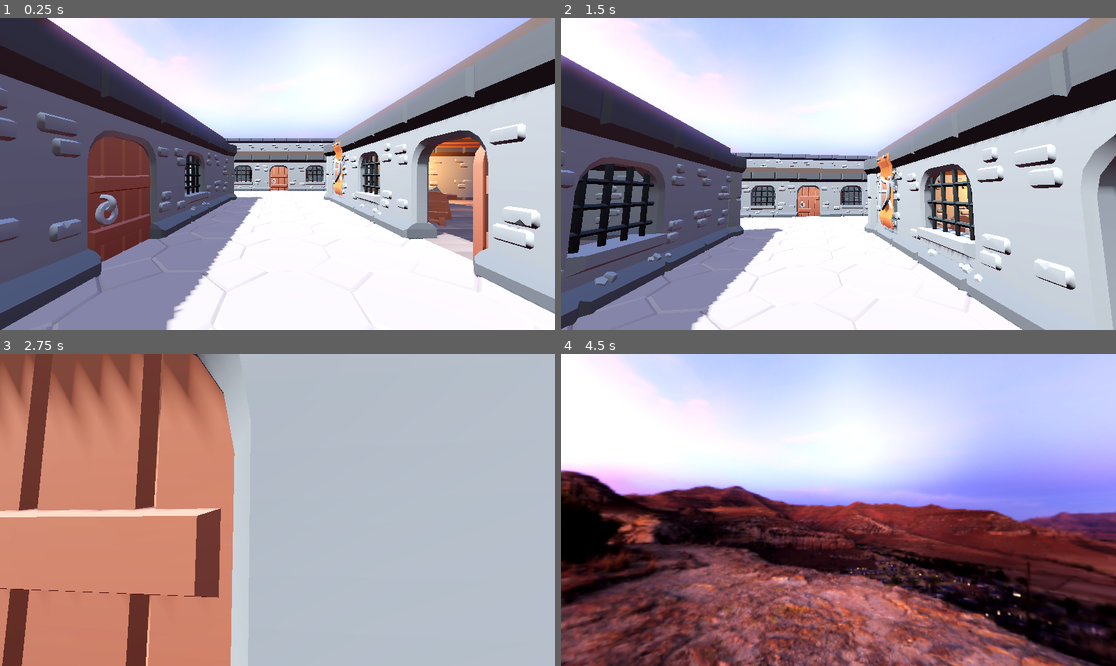
Above: before the commit, frames 1-4 (two rows, left to right).
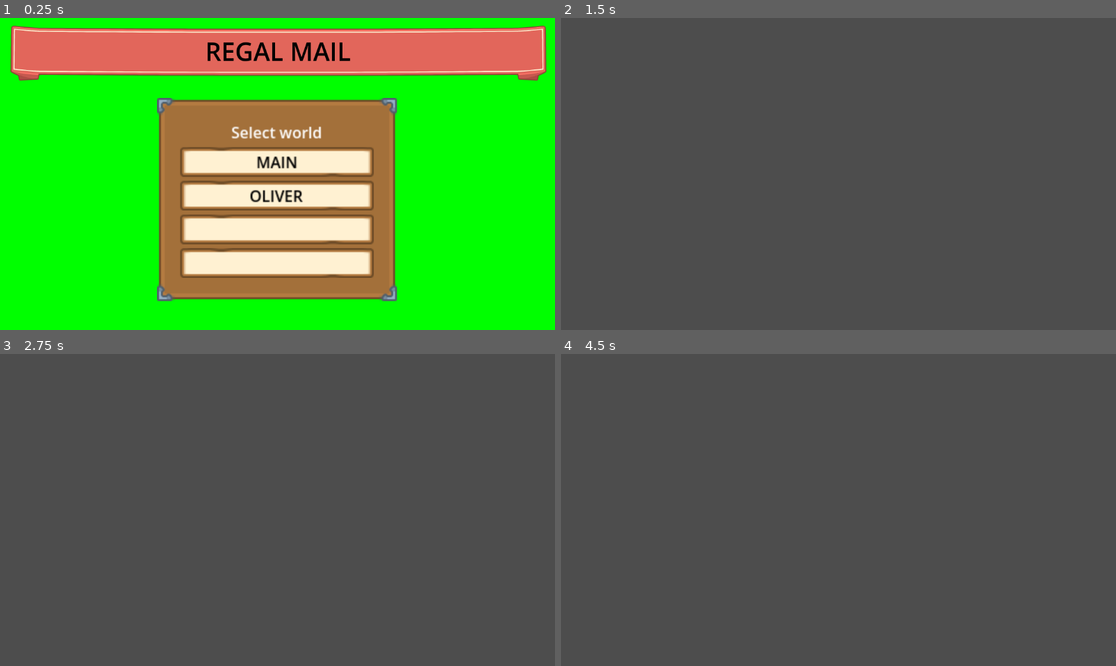
Above: after the commit, the same moments.

Repository: gingeapple182/COMP3013-
Game: Godot game, scene res://ui/menu.tscn
The game is run twice, just before and just after one commit, with the same random seed, the same clock (stepped at 60 frames per second) and the same inputs. Before the commit the project starts from res://main.tscn.
Inputs (mouse positions are in pixels of both pictures, inside the frame that each line leads up to):
- Up to frame 1 (0.25 s): no input
- Up to frame 2 (1.5 s): click (838, 195) at 0.5 s, where only the run after the commit has a clickable "OLIVER"; tap Enter (ui_accept) at 1.25 s; move the mouse to (866, 174) at 1.27 s; hold Up (ui_up) from 1.28 s (still down); tap ` (freefly) at 1.35 s; click (866, 174) at 1.42 s
- Up to frame 3 (2.75 s): keep holding Up (ui_up); tap Enter (ui_accept) at 1.52, 2.27 s; move the mouse to (249, 510) at 2.02 s; tap ` (freefly) at 2.1 s
- Up to frame 4 (4.5 s): keep holding Up (ui_up); move the mouse to (849, 503) at 2.77 s; tap Shift (sprint) at 2.85 s; tap ` (freefly) at 3.05, 3.6, 4.35 s; move the mouse to (832, 516) at 3.52 s; click (832, 516) at 3.67 s; tap Enter (ui_accept) at 3.77, 4.25 s; move the mouse to (877, 513) at 4.27 s

The runs differ from the first frame. In frame 1, 100% of the frame differs, in the area x 0-100%, y 0-100%; in frame 2, 96%; in frame 3, 100%; in frame 4, 99%.

Commit message:
Added UI pack

Diff:
--- a/comp3013/project.godot
+++ b/comp3013/project.godot
@@ -11,7 +11,7 @@
 [application]
 
 config/name="COMP3013"
-run/main_scene="res://main.tscn"
+run/main_scene="res://ui/menu.tscn"
 config/features=PackedStringArray("4.3", "Forward Plus")
 config/icon="res://icon.svg"
 
--- a/comp3013/scenes/levels/oliver_test.tscn
+++ b/comp3013/scenes/levels/oliver_test.tscn
@@ -11,3 +11,4 @@
 visible = false
 
 [node name="ProtoController" parent="." instance=ExtResource("3_agku4")]
+can_freefly = true
--- /dev/null
+++ b/comp3013/ui/menu.tres
@@ -0,0 +1,89 @@
+[gd_resource type="Theme" load_steps=14 format=3 uid="uid://bqf1mjp7lr4wa"]
+
+[ext_resource type="Texture2D" uid="uid://qm7cuytlwvqf" path="res://addons/ui/Default/button_brown.png" id="1_wh5qf"]
+[ext_resource type="Texture2D" uid="uid://b10yfn1mgwst1" path="res://addons/ui/Default/panel_brown_dark_corners_a.png" id="2_7q2vx"]
+[ext_resource type="Texture2D" uid="uid://cjxnqvg32jdo8" path="res://addons/ui/Default/scrollbar_brown.png" id="3_w4du4"]
+[ext_resource type="Texture2D" uid="uid://b6m5nujj7b4cf" path="res://addons/ui/Default/scrollbar_future_grey.png" id="4_1nelf"]
+
+[sub_resource type="StyleBoxTexture" id="StyleBoxTexture_3lil8"]
+texture = ExtResource("1_wh5qf")
+texture_margin_left = 4.0
+texture_margin_top = 4.0
+texture_margin_right = 4.0
+texture_margin_bottom = 4.0
+
+[sub_resource type="StyleBoxTexture" id="StyleBoxTexture_l1x55"]
+texture = ExtResource("1_wh5qf")
+texture_margin_left = 4.0
+texture_margin_top = 4.0
+texture_margin_right = 4.0
+texture_margin_bottom = 4.0
+
+[sub_resource type="StyleBoxTexture" id="StyleBoxTexture_2fh5m"]
+texture = ExtResource("1_wh5qf")
+texture_margin_left = 4.0
+texture_margin_top = 4.0
+texture_margin_right = 4.0
+texture_margin_bottom = 4.0
+
+[sub_resource type="StyleBoxTexture" id="StyleBoxTexture_6flx0"]
+texture = ExtResource("1_wh5qf")
+texture_margin_left = 4.0
+texture_margin_top = 4.0
+texture_margin_right = 4.0
+texture_margin_bottom = 4.0
+
+[sub_resource type="StyleBoxTexture" id="StyleBoxTexture_dfgnx"]
+texture = ExtResource("2_7q2vx")
+texture_margin_left = 16.0
+texture_margin_top = 16.0
+texture_margin_right = 16.0
+texture_margin_bottom = 16.0
+expand_margin_left = 8.0
+expand_margin_top = 8.0
+expand_margin_right = 8.0
+expand_margin_bottom = 8.0
+
+[sub_resource type="StyleBoxTexture" id="StyleBoxTexture_qudmh"]
+texture = ExtResource("3_w4du4")
+texture_margin_left = 6.0
+texture_margin_top = 6.0
+texture_margin_right = 6.0
+texture_margin_bottom = 6.0
+
+[sub_resource type="StyleBoxTexture" id="StyleBoxTexture_tsdax"]
+texture = ExtResource("3_w4du4")
+texture_margin_left = 6.0
+texture_margin_top = 6.0
+texture_margin_right = 6.0
+texture_margin_bottom = 6.0
+
+[sub_resource type="StyleBoxTexture" id="StyleBoxTexture_jh16t"]
+texture = ExtResource("3_w4du4")
+texture_margin_left = 6.0
+texture_margin_top = 6.0
+texture_margin_right = 6.0
+texture_margin_bottom = 6.0
+
+[sub_resource type="StyleBoxTexture" id="StyleBoxTexture_wcb0g"]
+texture = ExtResource("4_1nelf")
+texture_margin_left = 6.0
+texture_margin_top = 6.0
+texture_margin_right = 6.0
+texture_margin_bottom = 6.0
+
+[resource]
+Button/colors/font_color = Color(0, 0, 0, 1)
+Button/colors/font_disabled_color = Color(0.368627, 0.368627, 0.368627, 0.470588)
+Button/colors/font_hover_color = Color(0, 0, 0, 1)
+Button/colors/font_pressed_color = Color(0.369107, 0.369107, 0.369107, 1)
+Button/fonts/font = null
+Button/styles/disabled = SubResource("StyleBoxTexture_3lil8")
+Button/styles/hover = SubResource("StyleBoxTexture_l1x55")
+Button/styles/normal = SubResource("StyleBoxTexture_2fh5m")
+Button/styles/pressed = SubResource("StyleBoxTexture_6flx0")
+PanelContainer/styles/panel = SubResource("StyleBoxTexture_dfgnx")
+VScrollBar/styles/grabber = SubResource("StyleBoxTexture_qudmh")
+VScrollBar/styles/grabber_highlight = SubResource("StyleBoxTexture_tsdax")
+VScrollBar/styles/grabber_pressed = SubResource("StyleBoxTexture_jh16t")
+VScrollBar/styles/scroll = SubResource("StyleBoxTexture_wcb0g")
--- a/comp3013/ui/menu.tscn
+++ b/comp3013/ui/menu.tscn
@@ -1,6 +1,19 @@
-[gd_scene load_steps=2 format=3 uid="uid://w5xbieyc4bup"]
+[gd_scene load_steps=6 format=3 uid="uid://w5xbieyc4bup"]
 
 [ext_resource type="Script" path="res://ui/menu.gd" id="1_hkmy2"]
+[ext_resource type="Theme" uid="uid://bqf1mjp7lr4wa" path="res://ui/menu.tres" id="2_hw341"]
+[ext_resource type="Texture2D" uid="uid://b1va0of837nfi" path="res://addons/ui/Default/banner_classic_curtain.png" id="3_baxqe"]
+
+[sub_resource type="StyleBoxTexture" id="StyleBoxTexture_j5m01"]
+texture = ExtResource("3_baxqe")
+texture_margin_left = 60.0
+texture_margin_top = 17.0
+texture_margin_right = 60.0
+texture_margin_bottom = 25.0
+
+[sub_resource type="Theme" id="Theme_1r858"]
+Label/colors/font_color = Color(0, 0, 0, 1)
+Label/styles/normal = SubResource("StyleBoxTexture_j5m01")
 
 [node name="Menu" type="Control"]
 process_mode = 3
@@ -21,20 +34,36 @@
 grow_vertical = 2
 color = Color(0, 1, 0, 1)
 
+[node name="Label" type="Label" parent="."]
+layout_mode = 1
+anchors_preset = 10
+anchor_right = 1.0
+offset_left = 22.0
+offset_top = 16.0
+offset_right = -18.0
+offset_bottom = 130.0
+grow_horizontal = 2
+theme = SubResource("Theme_1r858")
+theme_override_font_sizes/font_size = 52
+text = "REGAL MAIL
+"
+horizontal_alignment = 1
+
 [node name="PanelContainer" type="PanelContainer" parent="."]
 layout_mode = 1
-anchors_preset = 8
+anchors_preset = -1
 anchor_left = 0.5
 anchor_top = 0.5
 anchor_right = 0.5
 anchor_bottom = 0.5
 offset_left = -234.0
-offset_top = -182.0
+offset_top = -92.0
 offset_right = -1.0
 offset_bottom = 2.0
 grow_horizontal = 2
 grow_vertical = 2
 scale = Vector2(2, 2)
+theme = ExtResource("2_hw341")
 
 [node name="VBoxContainer" type="VBoxContainer" parent="PanelContainer"]
 layout_mode = 2
@@ -47,6 +76,7 @@
 
 [node name="Button" type="Button" parent="PanelContainer/VBoxContainer"]
 layout_mode = 2
+theme = ExtResource("2_hw341")
 text = "MAIN
 "
 
Binary file added: comp3013/addons/ui/Default/banner_classic_curtain.png
Not shown, added: comp3013/addons/ui/Default/banner_classic_curtain.png.import
Binary file added: comp3013/addons/ui/Default/banner_hanging.png
Not shown, added: comp3013/addons/ui/Default/banner_hanging.png.import
Binary file added: comp3013/addons/ui/Default/banner_modern.png
Not shown, added: comp3013/addons/ui/Default/banner_modern.png.import
Binary file added: comp3013/addons/ui/Default/button_brown.png
Not shown, added: comp3013/addons/ui/Default/button_brown.png.import
Binary file added: comp3013/addons/ui/Default/button_brown_close.png
Not shown, added: comp3013/addons/ui/Default/button_brown_close.png.import
Binary file added: comp3013/addons/ui/Default/button_grey.png
Not shown, added: comp3013/addons/ui/Default/button_grey.png.import
(and 244 more such lines)
